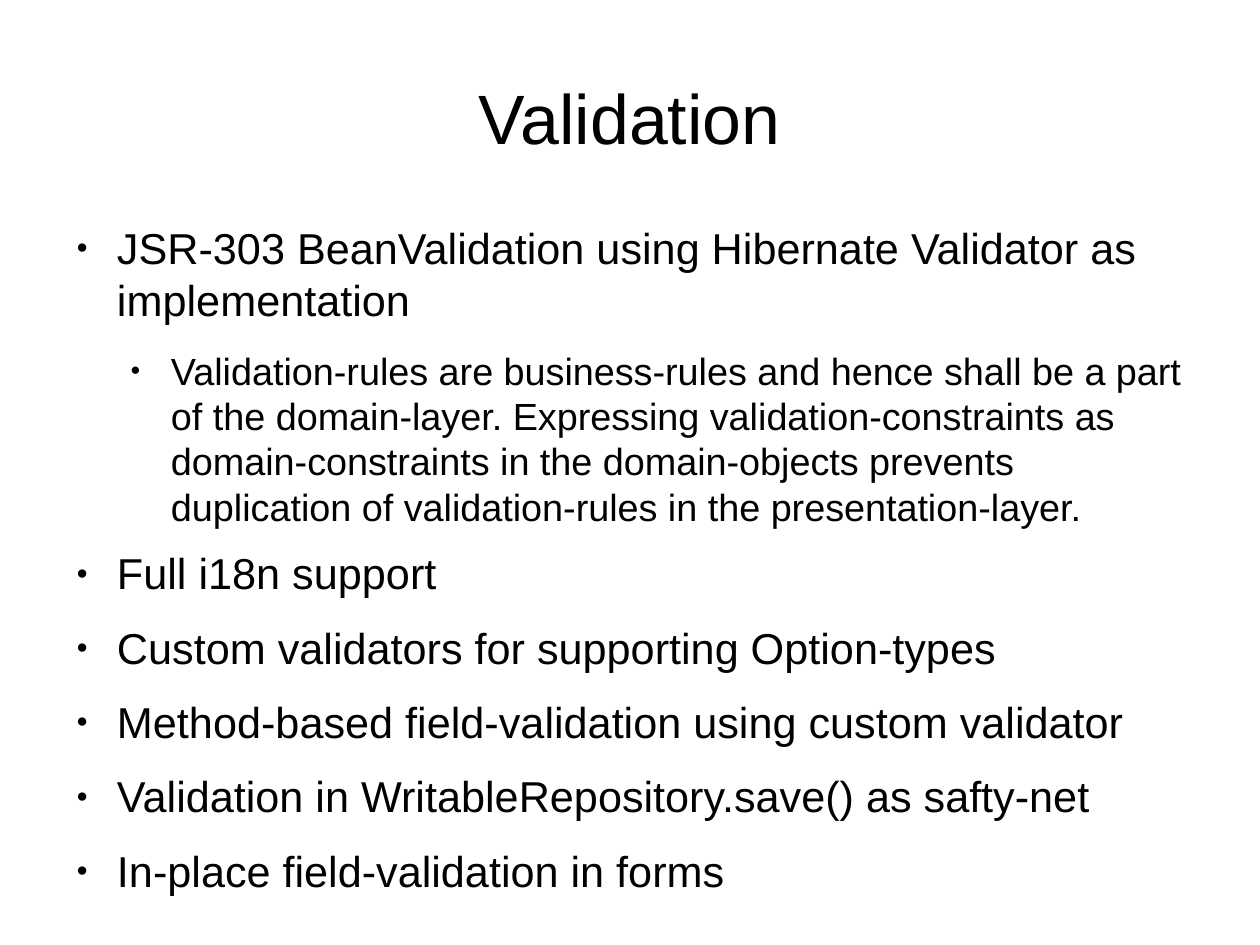
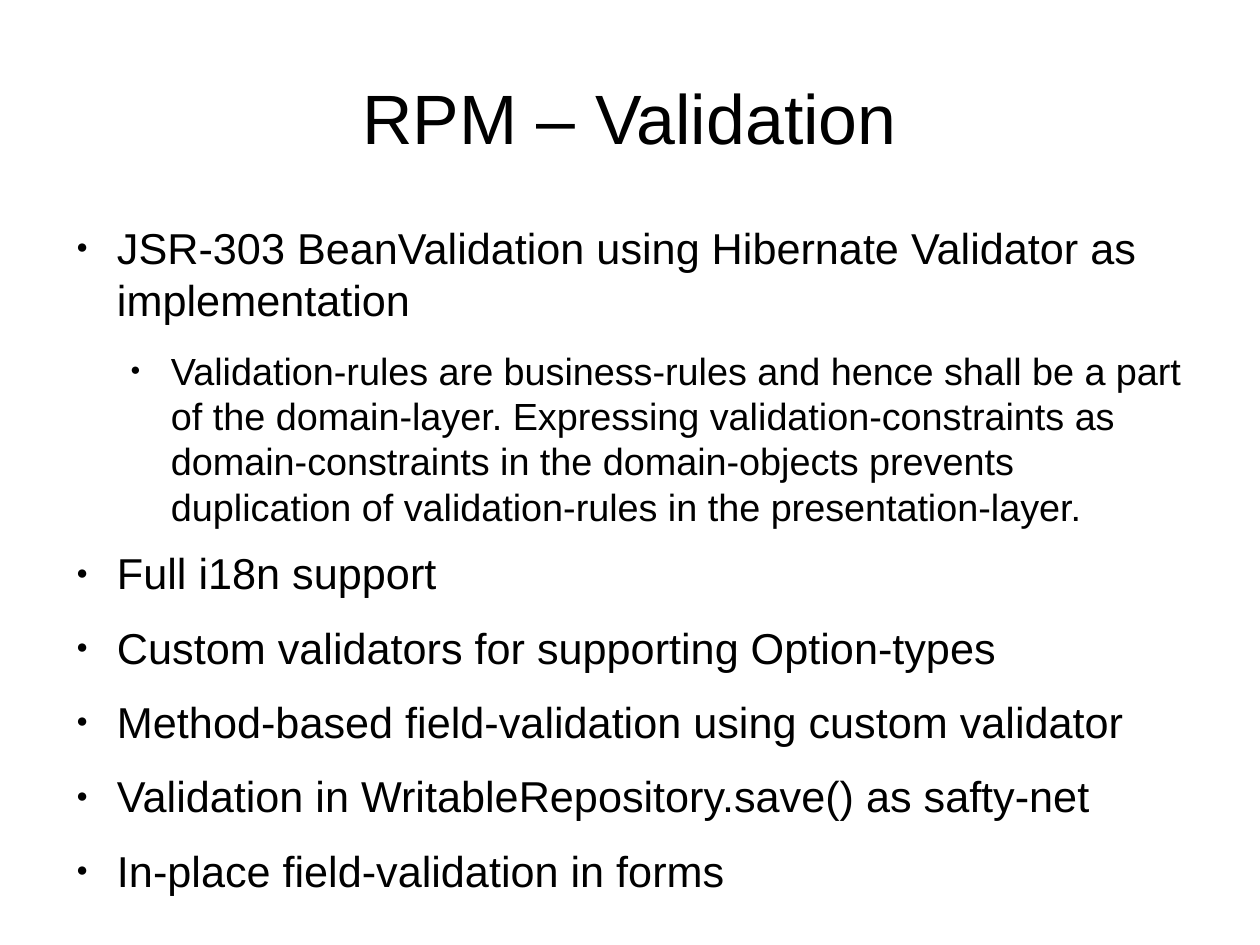
Before and after one commit to andreak/slol-2011, a slide deck: slide 28 of Scala-LiftOff-2011-lift-from-jee-perspective.odp (slide 30 before the commit). Drawn at 1260x945 pixels with LibreOffice and Linux fonts; fonts in the diff are those of the drawing. Boxes give left, top, right and bottom in pixels: in the first picture for what was removed or moved away, otherwise in the second. Text is boxed around its words. In the diff, an @@ line names an element or a change of style, - is before the commit and + after.

```diff
--- a/Scala-LiftOff-2011-lift-from-jee-perspective.odp
+++ b/Scala-LiftOff-2011-lift-from-jee-perspective.odp
@@ title at <box>362,93,896,145</box>: text changed @@
-Validation
+RPM – Validation
```
Also in this commit, not shown: 13 other slides changed, 6 slides added, 2 slides removed.
